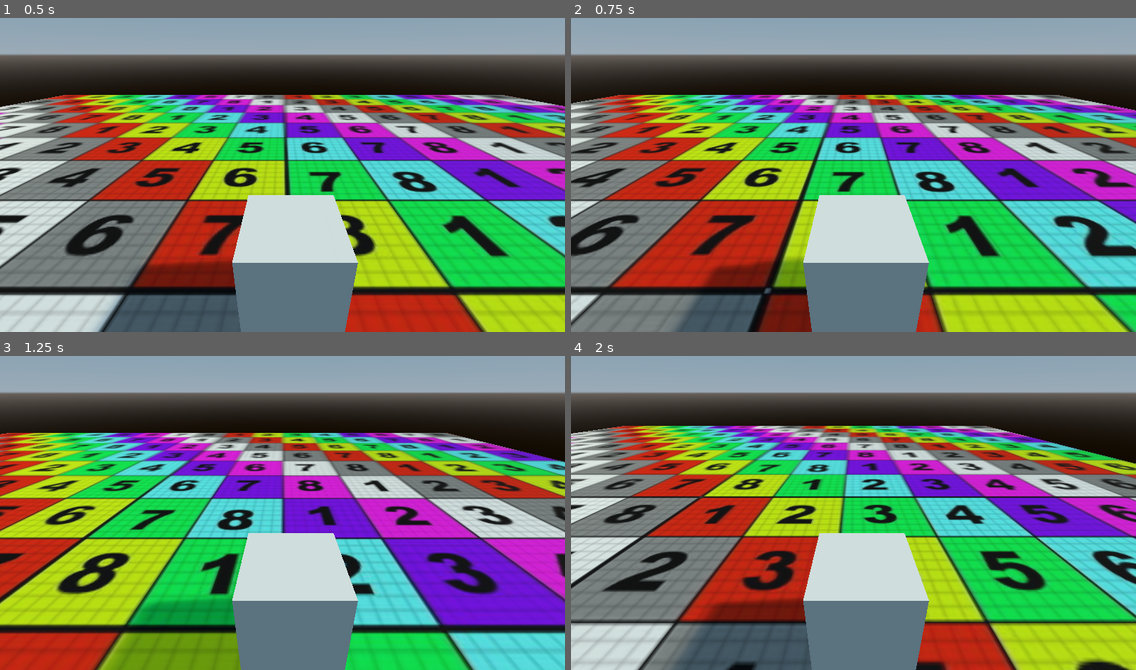
Above: before the commit, frames 1-4 (two rows, left to right).
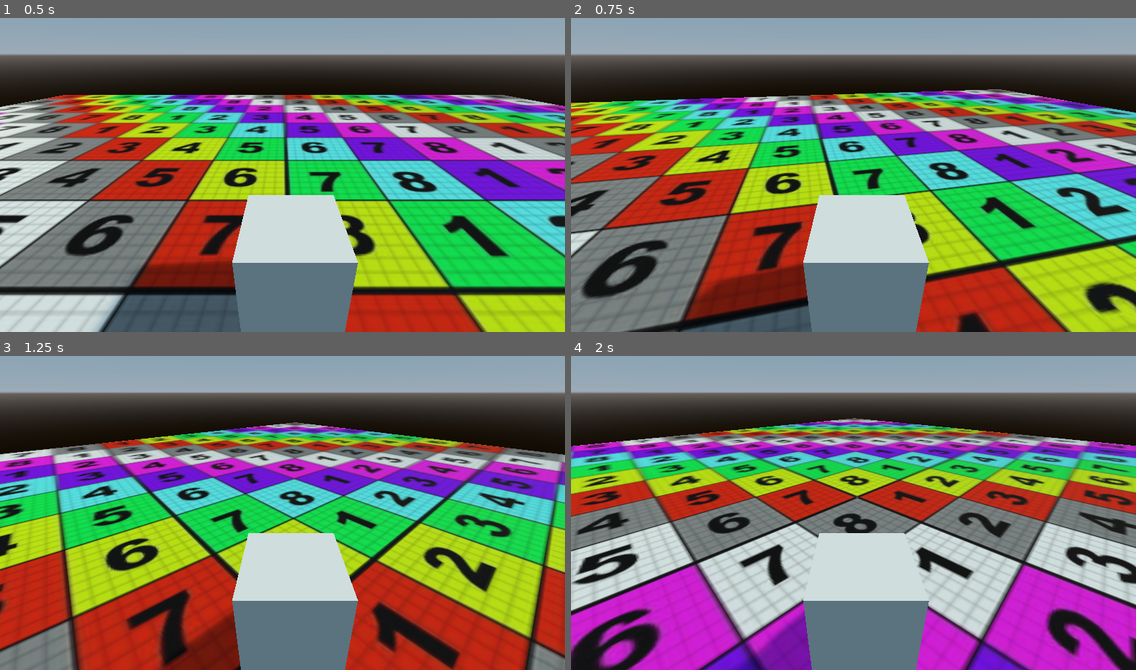
Above: after the commit, the same moments.

Repository: zebus3d/controles_basicos_godot
Game: Godot game, scene res://main.tscn
The game is run twice, just before and just after one commit, with the same random seed, the same clock (stepped at 60 frames per second) and the same inputs.
Inputs:
- Up to frame 1 (0.5 s): no input
- Up to frame 2 (0.75 s): hold D from 0.53 s (still down)
- Up to frame 3 (1.25 s): keep holding D
- Up to frame 4 (2 s): release D at 1.28 s; hold S from 1.28 s (still down)

Frame 1 is identical in both runs. In frame 2, 51% of the frame differs, in the area x 0-100%, y 22-100%; in frame 3, 61%; in frame 4, 65%, in the area x 0-100%, y 19-100%.

Commit message:
pocas mejoras

Diff:
--- a/main.tscn
+++ b/main.tscn
@@ -1,6 +1,6 @@
 [gd_scene load_steps=10 format=2]
 
-[ext_resource path="res://checker3.jpga3ca557b-3fa5-4780-bd30-a22649f5af88Large.jpg" type="Texture" id=1]
+[ext_resource path="res://texture.jpg" type="Texture" id=1]
 
 [sub_resource type="ProceduralSky" id=1]
 sky_energy = 0.5
@@ -19,13 +19,13 @@
 
 [sub_resource type="BoxShape" id=5]
 
-[sub_resource type="GDScript" id=9]
+[sub_resource type="GDScript" id=6]
 script/source = "extends KinematicBody
 
 var speed = 660
 var gravity = -18
 var velocity = Vector3()
-const JUMP_SPEED = 80
+const jump = 80
 
 func _physics_process(delta):
 	var dir = Vector3()
@@ -36,22 +36,22 @@
 	if (Input.is_action_pressed(\"KEY_S\") or Input.is_action_pressed(\"ui_down\")):
 		dir.z += 1
 	if Input.is_action_pressed(\"KEY_A\"):
-		dir.x -= 1
+		rot.y += 1
+		self.rotation_degrees.y += 1
 	if Input.is_action_pressed(\"KEY_D\"):
-		dir.x += 1
+		rot.y -= 1
+		self.rotation_degrees.y -= 1
 
 	if Input.is_action_pressed(\"ui_left\"):
-		rot.y += 1
-		self.rotation_degrees.y += 1
+		dir.x -= 1
 	if Input.is_action_pressed(\"ui_right\") :
-		rot.y -= 1
-		self.rotation_degrees.y -= 1
+		dir.x += 1
 
 	# saltar:
 	if is_on_floor():
 		speed = 660
 		if Input.is_action_just_pressed(\"space\"):
-			dir.y = JUMP_SPEED
+			dir.y = jump
 	else:
 		speed = 750
 
@@ -95,7 +95,7 @@
 shape = SubResource( 5 )
 
 [node name="KinematicBody" type="KinematicBody" parent="."]
-script = SubResource( 9 )
+script = SubResource( 6 )
 
 [node name="MeshInstance" type="MeshInstance" parent="KinematicBody"]
 transform = Transform( 1, 0, 0, 0, 1, 0, 0, 0, 1, 0, 1.95369, 0 )
Not shown, removed: checker3.jpga3ca557b-3fa5-4780-bd30-a22649f5af88Large.jpg.import
Renamed: checker3.jpga3ca557b-3fa5-4780-bd30-a22649f5af88Large.jpg -> texture.jpg
Not shown, added: texture.jpg.import
